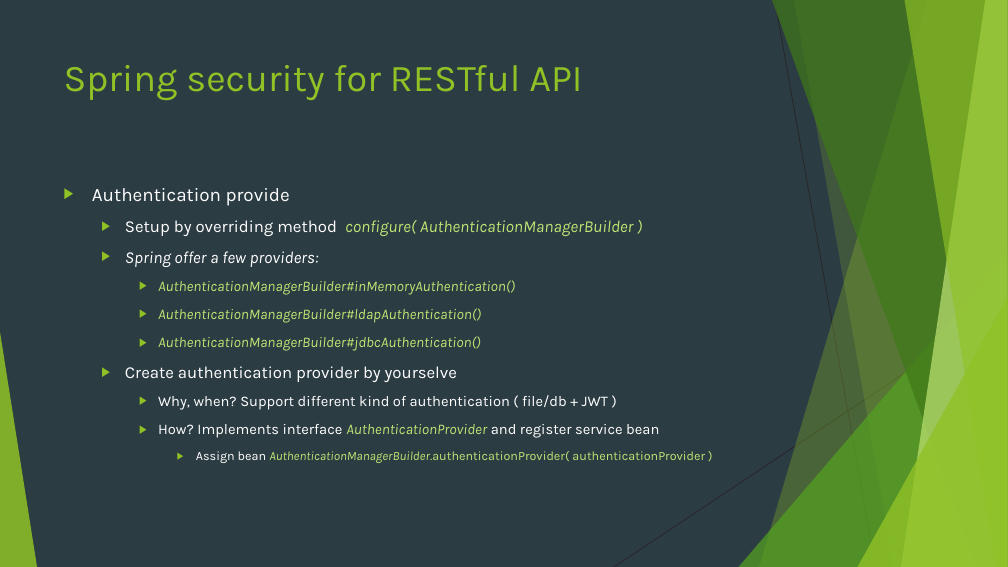
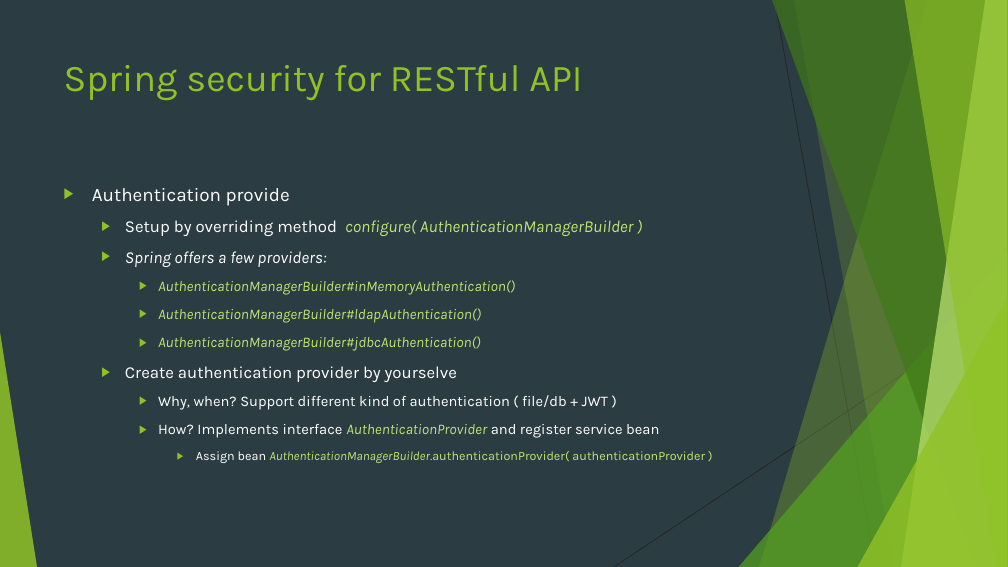
Before and after one commit to markojevtic/spring-boot-workshop, a slide deck: slide 29 of documentation/SpringBoot.pptx. Drawn at 1008x567 pixels with LibreOffice and Linux fonts; fonts in the diff are those of the drawing. Boxes give left, top, right and bottom in pixels: in the first picture for what was removed or moved away, otherwise in the second. Text is boxed around its words. In the diff, an @@ line names an element or a change of style, - is before the commit and + after.

```diff
--- a/documentation/SpringBoot.pptx
+++ b/documentation/SpringBoot.pptx
@@ text at box(125, 251, 326, 267): text changed @@
-  ▶ Spring offer a few providers:
+  ▶ Spring offers a few providers:
```
Also in this commit, not shown: 1 slide added, 13 other files.
